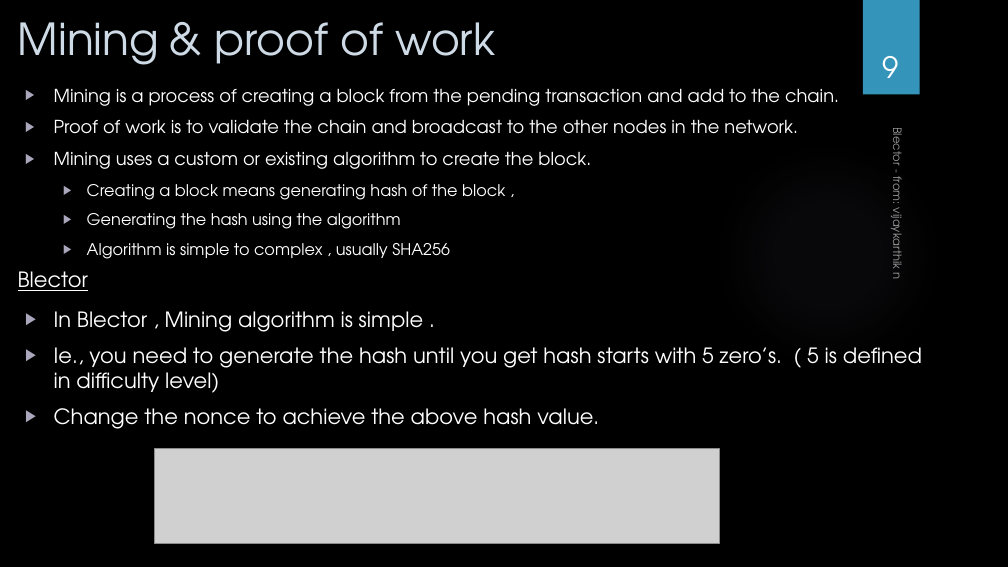
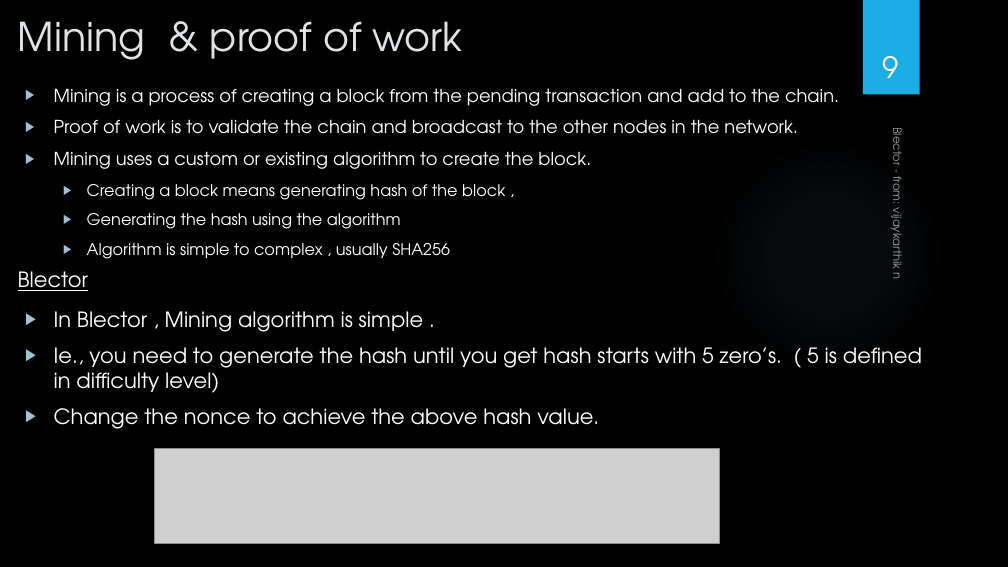
Before and after one commit to karthigowtham/block-chain-electronic-voting-reference-implementation-using-javascript, a slide deck: slide 9 of Blector.pptx. Drawn at 1008x567 pixels with LibreOffice and Linux fonts; fonts in the diff are those of the drawing; grey boxes stand for pictures; background and template pictures are left out. Boxes give left, top, right and bottom in pixels: in the first picture for what was removed or moved away, otherwise in the second. Text is boxed around its words. In the diff, an @@ line names an element or a change of style, - is before the commit and + after.

```diff
--- a/Blector.pptx
+++ b/Blector.pptx
@@ title "Mining & proof of work" at box(18, 21, 463, 60): size 42 to 37.8 pt, text colour #CEDBE6 to #DFE3E5 @@
@@ rectangle at box(863, 0, 920, 95): fill #3494BA to #1CADE4 @@
@@ text "Mining is a process of ..." at box(54, 88, 839, 259): bullet colour #AAA7BC to #A0C1D5 @@
@@ text "In Blector , Mining algorithm ..." at box(54, 311, 922, 429): bullet colour #AAA7BC to #A0C1D5 @@
```
Also in this commit, not shown: 12 other slides changed.
